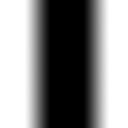
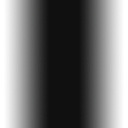
Before/after of a 128px x 128px layered artwork. What changed in the layer stack:
renamed "Layer 1" to "Layer 3", painted on it over left=4, top=0, right=124, bottom=128
hid "Layer 2", painted on it over left=4, top=0, right=124, bottom=128
